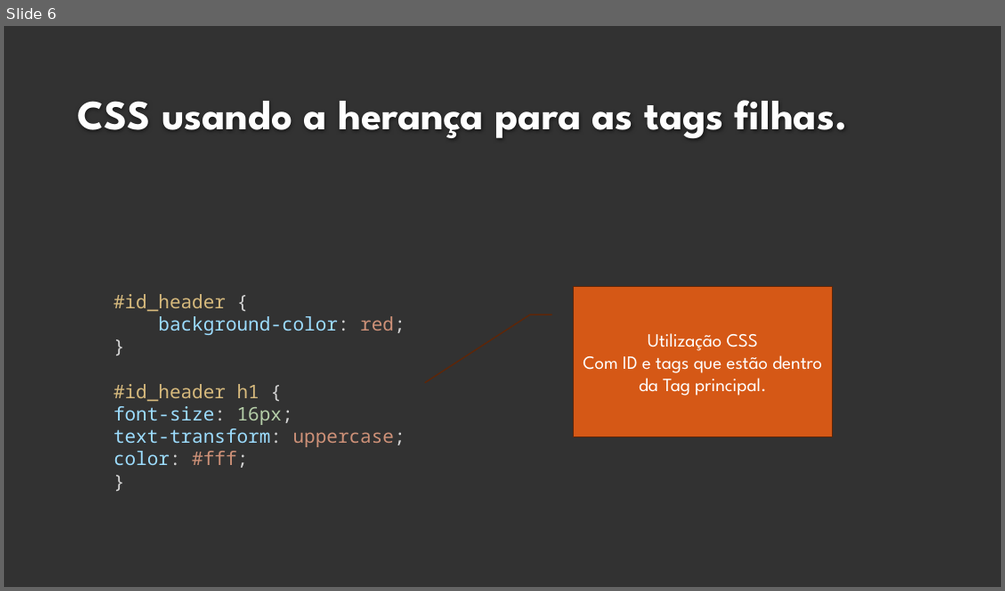
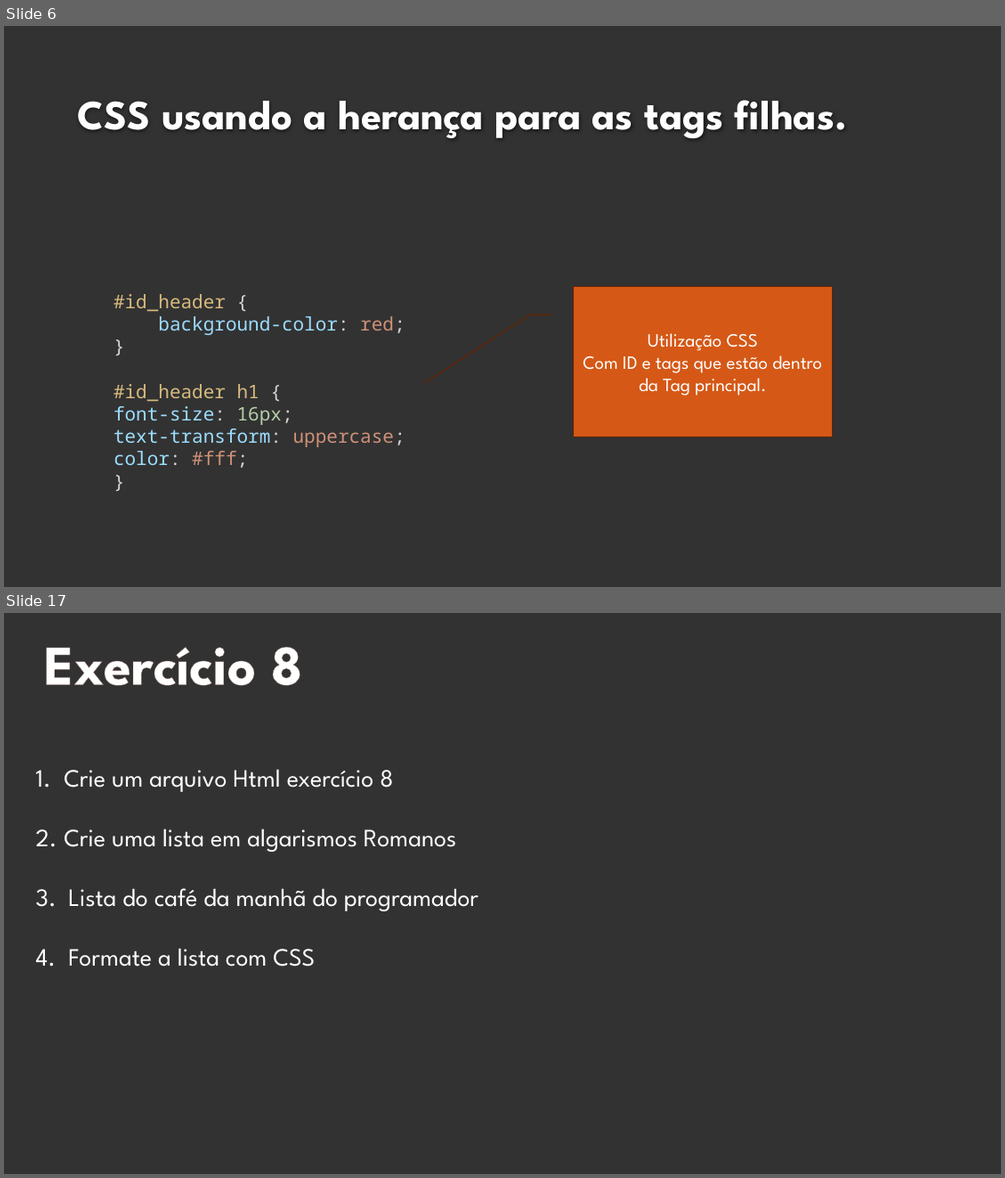
Before and after one commit to fabio-sudo/Curso_JS, a slide deck: HTML_CSS/Material_Html/5 - HTML - CSS.pptx. Shown one above the other, each under a label of ours: slide 6 before the commit, slides 6 and 17 after it; the slides between them are not shown. The pictures are 1005x591 and 1005x1178 pixels, drawn with LibreOffice and Linux fonts; fonts in the diff are those of the drawing; background and template pictures are left out. Boxes give left, top, right and bottom in pixels: in the first picture for what was removed or moved away, otherwise in the second. Text is boxed around its words. In the diff, an @@ line names an element or a change of style, - is before the commit and + after.

```diff
--- a/HTML_CSS/Material_Html/5 - HTML - CSS.pptx
+++ b/HTML_CSS/Material_Html/5 - HTML - CSS.pptx
@@ slide 17 added at bbox=[4, 613, 1001, 1174], background #323232 @@
@@ text added at bbox=[44, 647, 302, 686], 54 pt, text #FFFFFF, bold @@
+Exercício 8
@@ text added at bbox=[64, 769, 478, 966], 24 pt, text #FFFFFF @@
+1. Crie um arquivo Html exercício 8
+2. Crie uma lista em algarismos Romanos
+3. Lista do café da manhã do programador
+4. Formate a lista com CSS
```
Also in this commit, not shown: 12 other slides added, 1 slide removed, 7 other files.
